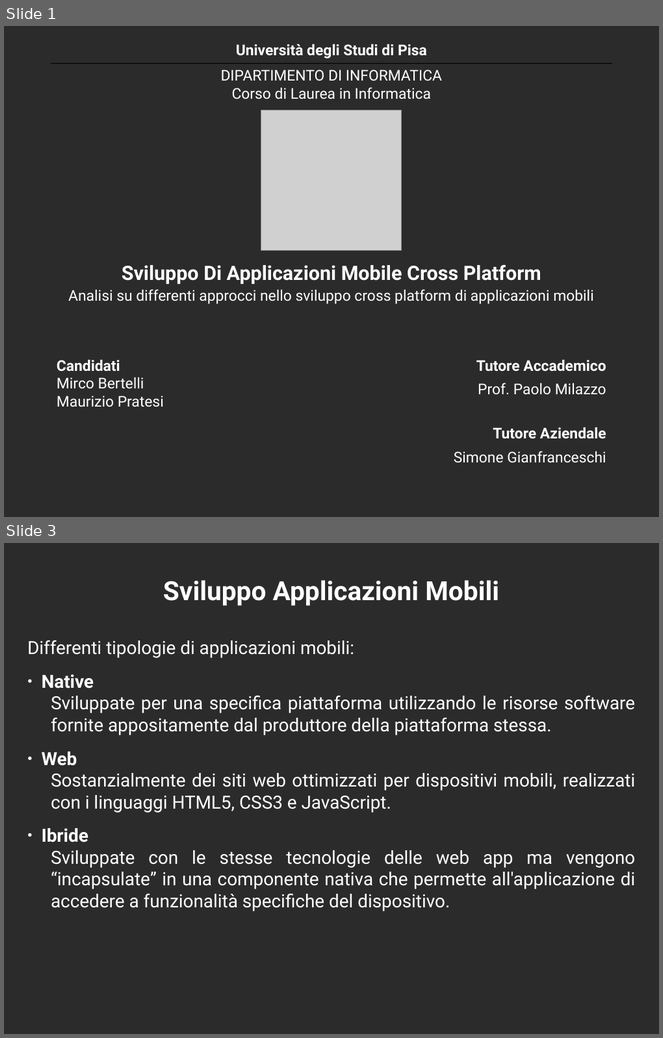
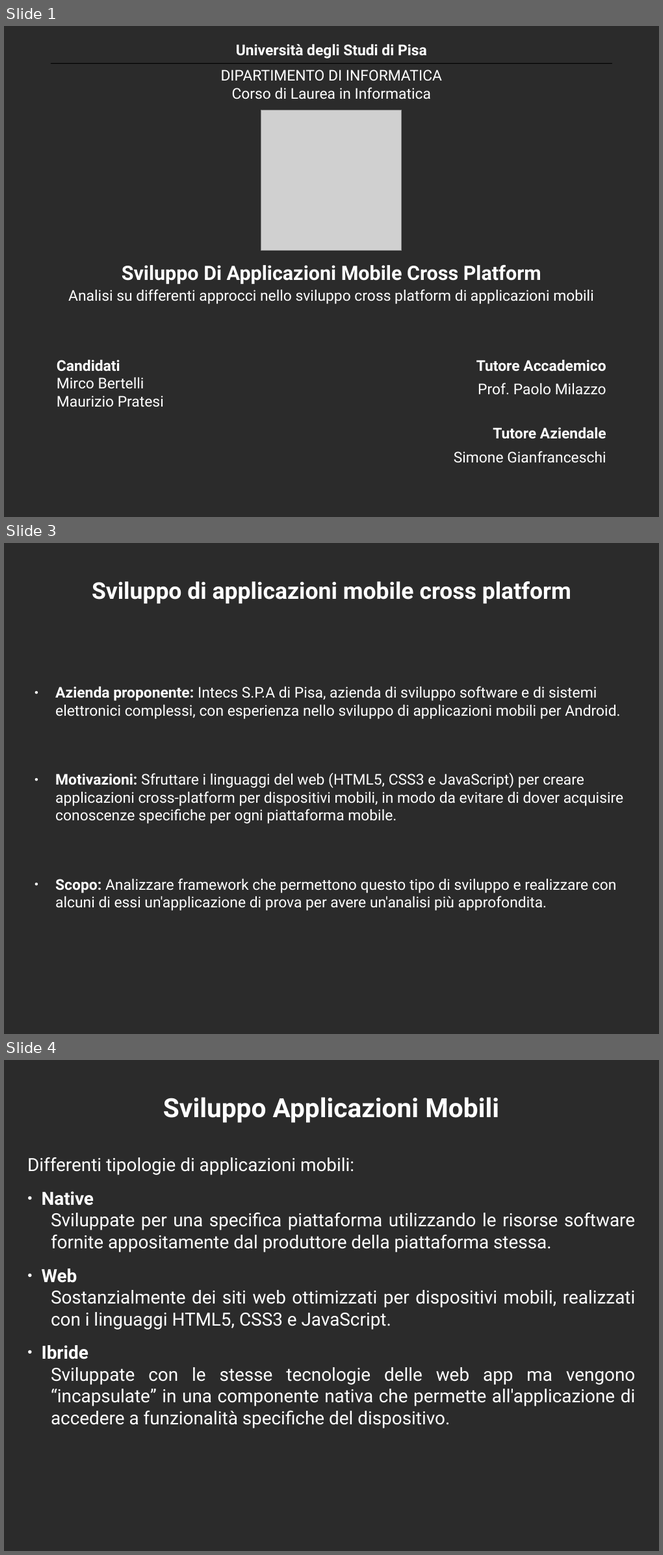
Before and after one commit to mircobe87/tesi-crossplatform, a slide deck: presentazione/presentazione.odp. Shown one above the other, each under a label of ours: slides 1 and 3 before the commit, slides 1, 3 and 4 after it; the slides between them are not shown. The pictures are 663x1038 and 663x1555 pixels, drawn with LibreOffice and Linux fonts; fonts in the diff are those of the drawing; grey boxes stand for pictures; background and template pictures are left out; a plain dark background stands for a picture behind light text. Boxes give left, top, right and bottom in pixels: in the first picture for what was removed or moved away, otherwise in the second. Text is boxed around its words. In the diff, an @@ line names an element or a change of style, - is before the commit and + after.

Commit message:
aggiunte due diapositive (ne va scelta una tra le due) per scopo e motivazione tirocinio

```diff
--- a/presentazione/presentazione.odp
+++ b/presentazione/presentazione.odp
@@ slide 3 added at box(4, 543, 659, 1034), background picture (left out) @@
@@ title added at box(92, 581, 571, 604), 28 pt, text #FFFFFF, bold @@
+Sviluppo di applicazioni mobile cross platform
@@ text added at box(55, 686, 624, 911), 18 pt, text #FFFFFF @@
+● Azienda proponente: Intecs S.P.A di Pisa, azienda di sviluppo software e di sistemi elettronici complessi, con esperienza nello sviluppo di applicazioni mobili per Android.
+● Motivazioni: Sfruttare i linguaggi del web (HTML5, CSS3 e JavaScript) per creare applicazioni cross-platform per dispositivi mobili, in modo da evitare di dover acquisire conoscenze specifiche per ogni piattaforma mobile.
+● Scopo: Analizzare framework che permettono questo tipo di sviluppo e realizzare con alcuni di essi un'applicazione di prova per avere un'analisi più approfondita.
@@ what was slide 3 is now slide 4 @@
```
Also in this commit, not shown: 1 other slide added, 1 slide removed.
